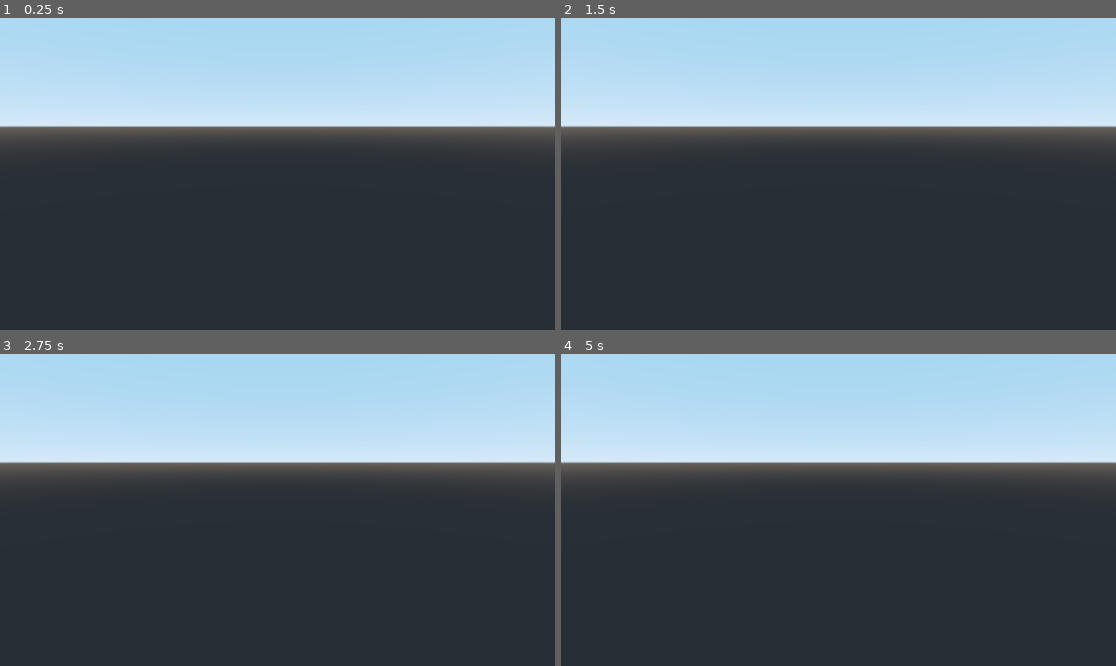
Above: before the commit, frames 1-4 (two rows, left to right).
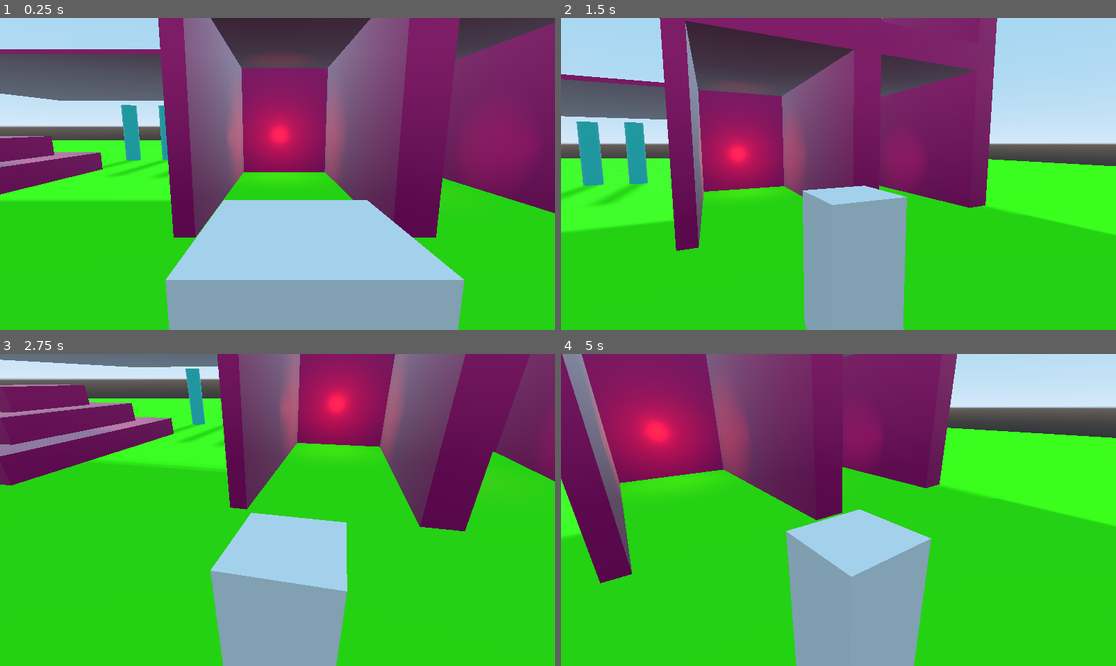
Above: after the commit, the same moments.

Repository: binaryorange/ECC
Game: Godot game, scene res://Testing.tscn
The game is run twice, just before and just after one commit, with the same random seed, the same clock (stepped at 60 frames per second) and the same inputs. Before the commit the project starts from res://ECC_ThirdPersonController.tscn.
Inputs (mouse positions are in pixels of both pictures, inside the frame that each line leads up to):
- Up to frame 1 (0.25 s): no input
- Up to frame 2 (1.5 s): tap Enter at 0.5 s; move the mouse to (960, 158) at 0.52 s; hold Mouse wheel down (mouse_zoom_out) 0.53-1.28 s; click (960, 158) at 0.67 s; move the mouse to (727, 189) at 1.27 s; tap Mouse wheel down (mouse_zoom_out) at 1.35 s; click (727, 189) at 1.42 s
- Up to frame 3 (2.75 s): move the mouse to (333, 441) at 2.02 s; hold Mouse wheel down (mouse_zoom_out) from 2.03 s (still down); click (333, 441) at 2.17 s
- Up to frame 4 (5 s): move the mouse to (810, 572) at 2.77 s; release Mouse wheel down (mouse_zoom_out) at 2.78 s; tap Mouse wheel down (mouse_zoom_out) at 2.85, 4.35 s; click (810, 572) at 2.92 s; move the mouse to (1005, 556) at 3.52 s; hold Mouse wheel down (mouse_zoom_out) 3.53-4.28 s; click (1005, 556) at 3.67 s; move the mouse to (672, 463) at 4.27 s; click (672, 463) at 4.42 s

The runs differ from the first frame. In frame 1, 94% of the frame differs, in the area x 0-100%, y 0-100%; in frame 2, 88%; in frame 3, 100%; in frame 4, 97%.
Error before the commit: Invalid get index 'transform' (on base: 'Viewport'). (res://ECC_TPController.gd:87)

Commit message:
ECC_Folder
Created folder for ECC

Diff:
--- a/ECC_ThirdPersonController.tscn
+++ b/ECC_ThirdPersonController/ECC_ThirdPersonController.tscn
@@ -1,7 +1,7 @@
 [gd_scene load_steps=6 format=2]
 
-[ext_resource path="res://ECC_TPController.gd" type="Script" id=1]
-[ext_resource path="res://helper_mesh.tres" type="Material" id=2]
+[ext_resource path="res://ECC_ThirdPersonController/helper_mesh.tres" type="Material" id=1]
+[ext_resource path="res://ECC_ThirdPersonController/ECC_TPController.gd" type="Script" id=2]
 
 [sub_resource type="CylinderMesh" id=1]
 
@@ -14,10 +14,9 @@
 "Player",
 ]]
 transform = Transform( 1, 0, 0, 0, 0.984808, -0.173648, 0, 0.173648, 0.984808, 0.25, 2.5, 0.25 )
-script = ExtResource( 1 )
-ViewCamera = NodePath("../ECC_ThirdPerson/X Gimbal/ViewCamera")
-ClipCamera = NodePath("../ECC_ThirdPerson/X Gimbal/ClipCameraTarget/ClippedCamera")
-ClipCameraException = NodePath("..")
+script = ExtResource( 2 )
+ViewCamera = NodePath("X Gimbal/ViewCamera")
+ClipCamera = NodePath("X Gimbal/ClipCameraTarget/ClippedCamera")
 ZoomLevels = [ NodePath("X Gimbal/ClipCameraTarget/Zoom1"), NodePath("X Gimbal/ClipCameraTarget/Zoom2"), NodePath("X Gimbal/ClipCameraTarget/Zoom3") ]
 
 [node name="X Gimbal" type="Spatial" parent="." groups=[
@@ -29,7 +28,7 @@
 ]]
 transform = Transform( 0.25, 0, 0, 0, 0.25, 0, 0, 0, 0.25, 0, 0, 0 )
 mesh = SubResource( 1 )
-material/0 = ExtResource( 2 )
+material/0 = ExtResource( 1 )
 __meta__ = {
 "_editor_description_": "This HelperMesh represents the gimbal setup's CENTER, and thus its ZERO POSITION.
 
--- a/TestPlayer.tscn
+++ b/TestPlayer.tscn
@@ -1,8 +1,8 @@
 [gd_scene load_steps=10 format=2]
 
-[ext_resource path="res://helper_mesh.tres" type="Material" id=1]
+[ext_resource path="res://ECC_ThirdPersonController/helper_mesh.tres" type="Material" id=1]
 [ext_resource path="res://Player.gd" type="Script" id=2]
-[ext_resource path="res://ECC_TPController.gd" type="Script" id=3]
+[ext_resource path="res://ECC_ThirdPersonController/ECC_TPController.gd" type="Script" id=3]
 
 [sub_resource type="BoxShape" id=1]
 extents = Vector3( 1, 2, 1 )
--- a/Testing.tscn
+++ b/Testing.tscn
@@ -3,7 +3,7 @@
 [ext_resource path="res://TestPlayer.tscn" type="PackedScene" id=1]
 [ext_resource path="res://lightblue.tres" type="Material" id=2]
 [ext_resource path="res://lightred.tres" type="Material" id=3]
-[ext_resource path="res://helper_mesh.tres" type="Material" id=4]
+[ext_resource path="res://ECC_ThirdPersonController/helper_mesh.tres" type="Material" id=4]
 
 [sub_resource type="SpatialMaterial" id=1]
 albedo_color = Color( 0.219608, 1, 0, 1 )
--- a/project.godot
+++ b/project.godot
@@ -16,7 +16,7 @@
 [application]
 
 config/name="ECC_ThirdPersonController"
-run/main_scene="res://ECC_ThirdPersonController.tscn"
+run/main_scene="res://Testing.tscn"
 config/icon="res://icon.png"
 
 [display]
Renamed: ECC_TPController.gd -> ECC_ThirdPersonController/ECC_TPController.gd
Renamed: helper_mesh.tres -> ECC_ThirdPersonController/helper_mesh.tres
